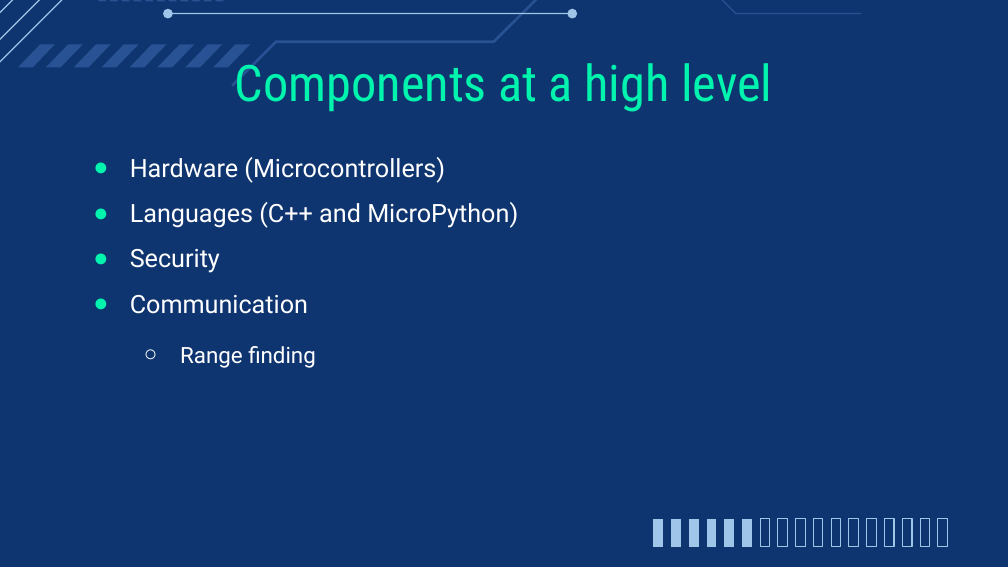
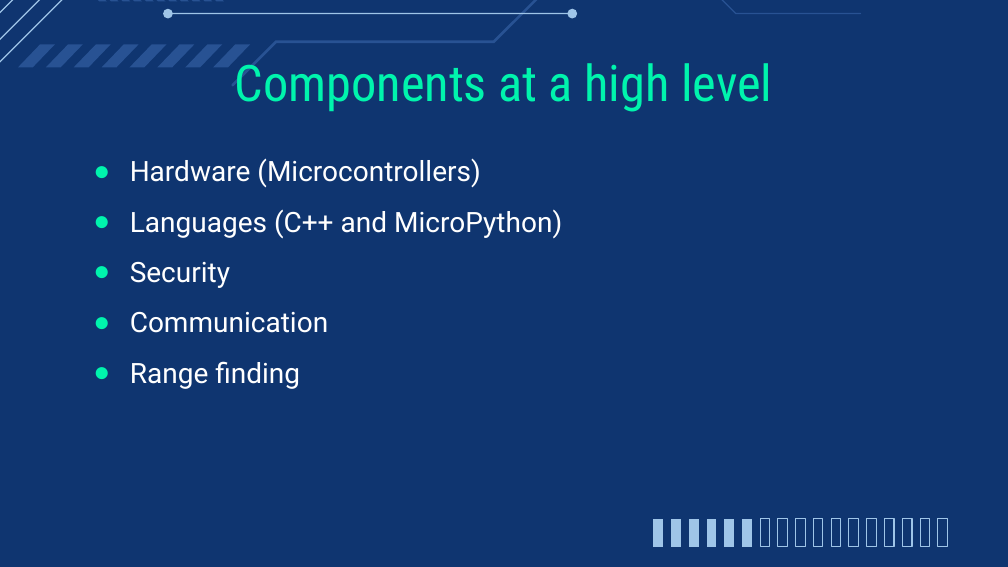
Before and after one commit to Hanover-CS/HC23-Isaac-Bevis-Senior-Project, a slide deck: slide 4 of Presentation/CS461 Proposal.pptx. Drawn at 1008x567 pixels with LibreOffice and Linux fonts; fonts in the diff are those of the drawing. Boxes give left, top, right and bottom in pixels: in the first picture for what was removed or moved away, otherwise in the second. Text is boxed around its words. In the diff, an @@ line names an element or a change of style, - is before the commit and + after.

```diff
--- a/Presentation/CS461 Proposal.pptx
+++ b/Presentation/CS461 Proposal.pptx
@@ text "Hardware (Microcontrollers)" at <box>130,158,562,389</box>: size 18 to 20 pt in "Hardware (Microcontrollers)", "Languages (C++ and MicroPython)", "Security", "Communication"; size 16 to 20 pt in "Range finding"; bullet ○ to ●; list level 2 to 1 in "Range finding"; line spacing 1 to 1.5; bullet colour #FFFFFF to #00F4AD @@
```
Also in this commit, not shown: 3 other slides changed.
